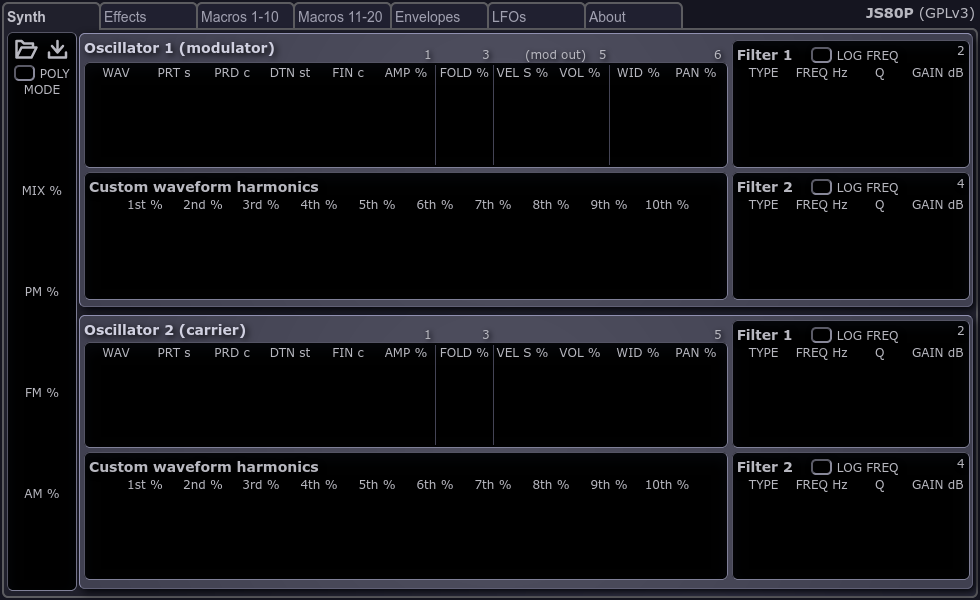
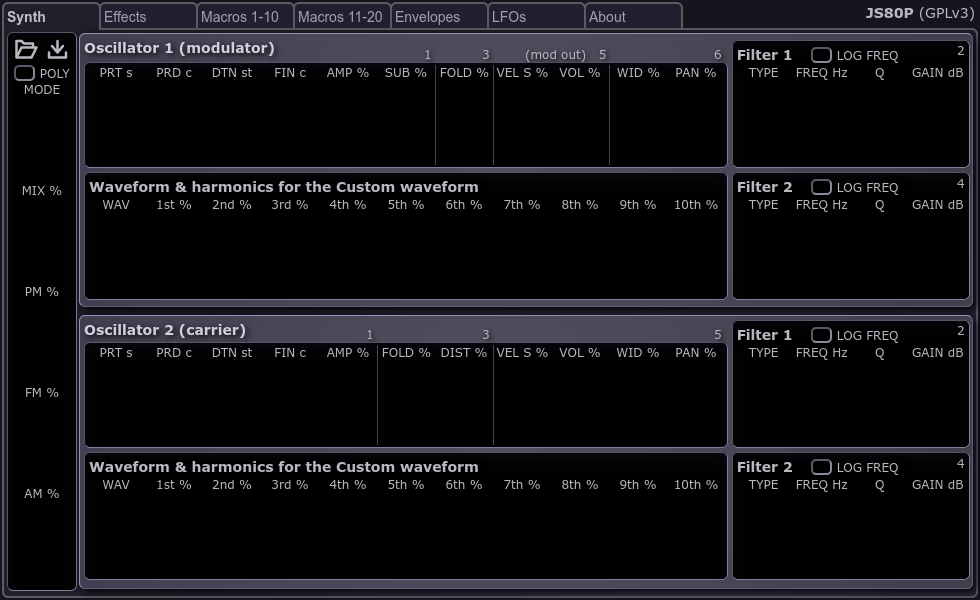
Layers edited between the first and the second 980×600 image:
painted on "synth" over [89, 68, 718, 489]
